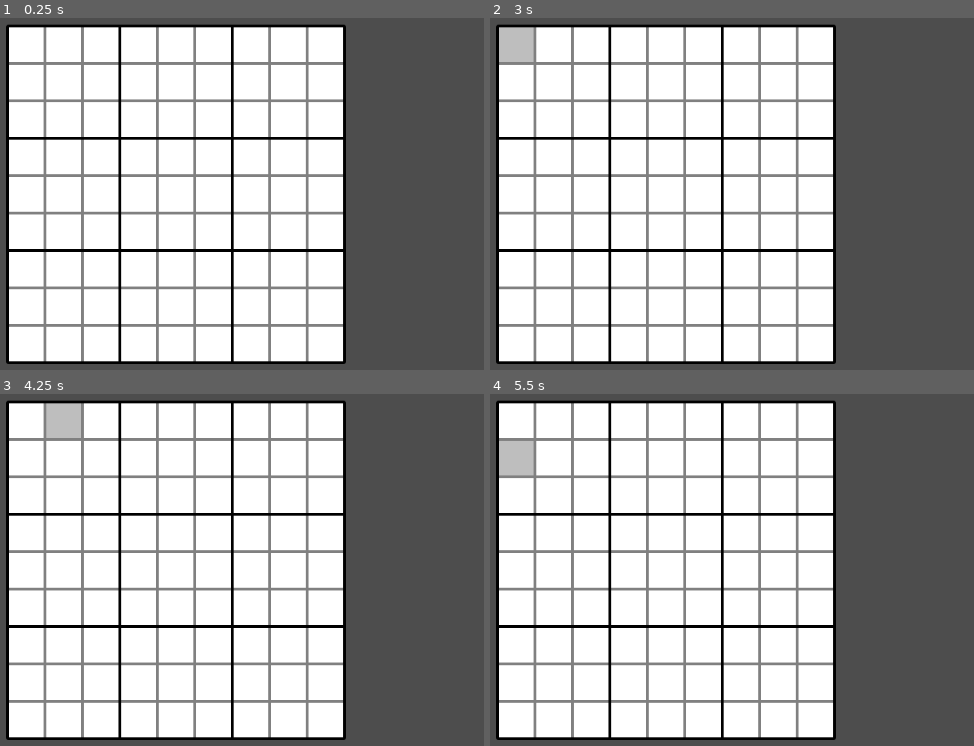
Above: before the commit, frames 1-4 (two rows, left to right).
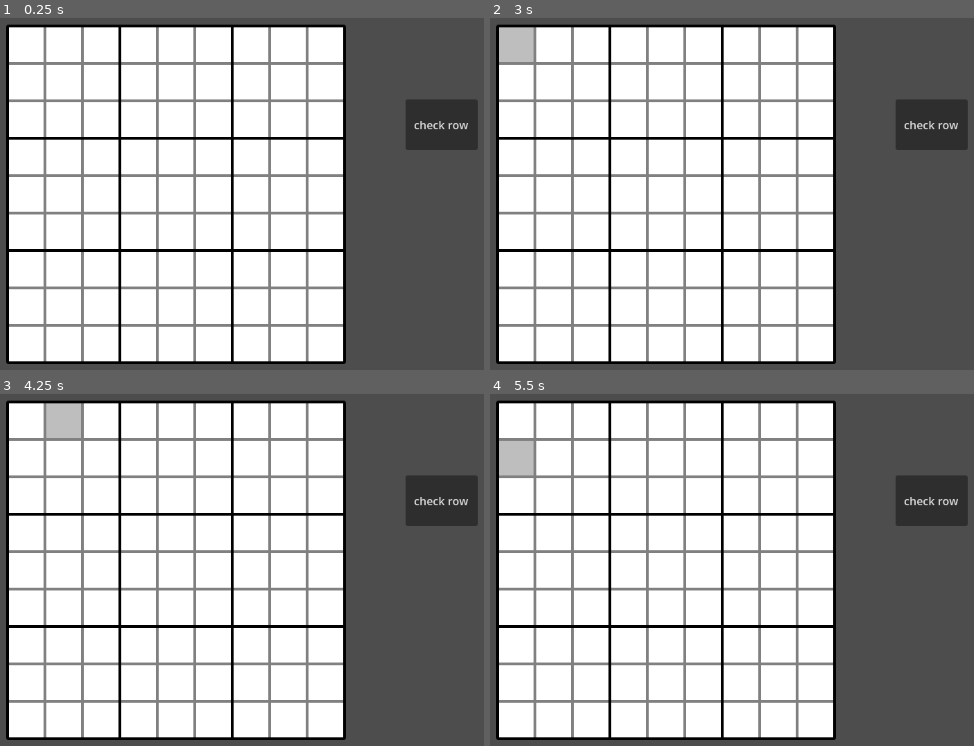
Above: after the commit, the same moments.

Repository: Convy32/Serengeti-Sudoku
Game: Godot game, scene res://game.tscn
Same seed, same stepped clock (60 frames per second), same inputs: the game is played once before the commit and once after it.
Inputs (mouse positions are in pixels of both pictures, inside the frame that each line leads up to):
- Up to frame 1 (0.25 s): no input
- Up to frame 2 (3 s): click (930, 123) at 0.5 s, where only the run after the commit has a clickable "check row"; click (930, 123) at 1.25 s, where only the run after the commit has a clickable "check row"; click (930, 123) at 2 s, where only the run after the commit has a clickable "check row"; tap Enter at 2.75 s; move the mouse to (514, 46) at 2.77 s; click (514, 46) at 2.92 s
- Up to frame 3 (4.25 s): tap Space at 3.5 s; move the mouse to (62, 422) at 3.52 s; click (62, 422) at 3.67 s
- Up to frame 4 (5.5 s): tap Enter at 4.25 s; move the mouse to (591, 422) at 4.27 s; click (591, 422) at 4.42 s; tap Space at 5 s; move the mouse to (514, 457) at 5.02 s; click (514, 457) at 5.17 s

The runs differ from the first frame. In frame 1, 2.1% of the frame differs, in the area x 83-99%, y 23-38%; in frame 2, 2.1%; in frame 3, 2.1%; in frame 4, 2.1%.

Commit message:
Better display values - 26/05
Update display values to have a larger size, better font, and centered
Working towards a checkrow function, button and initial script added

Diff:
--- /dev/null
+++ b/sudoku/checkrow_test.gd
@@ -0,0 +1,11 @@
+extends Button
+
+
+# Called when the node enters the scene tree for the first time.
+func _ready() -> void:
+	pass # Replace with function body.
+
+
+# Called every frame. 'delta' is the elapsed time since the previous frame.
+func _process(delta: float) -> void:
+	pass
--- a/sudoku/game.tscn
+++ b/sudoku/game.tscn
@@ -1,8 +1,15 @@
 [gd_scene format=3 uid="uid://dcnqwmyto5pqs"]
 
 [ext_resource type="Script" uid="uid://laykepskvs6l" path="res://grid_container.gd" id="1_80nbo"]
+[ext_resource type="FontFile" uid="uid://b1vallubdqtnr" path="res://ChivoMono-VariableFont_wght.ttf" id="1_fc0e3"]
 [ext_resource type="Texture2D" uid="uid://c5qdecpb0w03y" path="res://greygb1.png" id="3_fc0e3"]
+[ext_resource type="Script" uid="uid://ck65epadkok3r" path="res://checkrow_test.gd" id="5_7jktm"]
 [ext_resource type="Texture2D" uid="uid://bt8yarauyheww" path="res://blackgrid1.png" id="6_ryrav"]
+
+[sub_resource type="Theme" id="Theme_feb5d"]
+Label/colors/font_color = Color(0, 0, 0, 1)
+Label/font_sizes/font_size = 40
+Label/fonts/font = ExtResource("1_fc0e3")
 
 [node name="Control" type="Control" unique_id=591113563]
 layout_mode = 3
@@ -13,6 +20,7 @@
 offset_bottom = 2.0
 grow_horizontal = 2
 grow_vertical = 2
+theme = SubResource("Theme_feb5d")
 
 [node name="Camera2D" type="Camera2D" parent="." unique_id=2128346661]
 position = Vector2(575, 325)
@@ -44,3 +52,12 @@
 [node name="Blackgrid1" type="Sprite2D" parent="GridContainer" unique_id=1231953198]
 position = Vector2(241, 241)
 texture = ExtResource("6_ryrav")
+
+[node name="Button" type="Button" parent="." unique_id=421031868]
+layout_mode = 0
+offset_left = 729.0
+offset_top = 233.0
+offset_right = 833.0
+offset_bottom = 306.0
+text = "check row"
+script = ExtResource("5_7jktm")
--- a/sudoku/grid_space.gd
+++ b/sudoku/grid_space.gd
@@ -3,6 +3,7 @@
 
 var label
 var active = false
+var box_value
 
 # Called when the node enters the scene tree for the first time.
 func _ready() -> void:
@@ -11,7 +12,11 @@
 	color = Color.WHITE
 	label = Label.new()
 	add_child(label)
-	label.self_modulate = Color.BLACK
+	label.size = Vector2(50, 50)
+	label.horizontal_alignment = HORIZONTAL_ALIGNMENT_CENTER
+	label.vertical_alignment = VERTICAL_ALIGNMENT_CENTER
+
+
 
 
 
@@ -30,8 +35,9 @@
 func _input(event: InputEvent) -> void:
 
 		if event is InputEventKey and event.pressed and active:
-			if OS.get_keycode_string(event.keycode) in "0123456789":
+			if OS.get_keycode_string(event.keycode) in "123456789":
 				var inputnum = OS.get_keycode_string(event.keycode)
 				label.text = inputnum
+				box_value = inputnum
 			elif OS.get_keycode_string(event.keycode) == "Backspace":
 				label.text = ""
Binary file added: sudoku/ChivoMono-VariableFont_wght.ttf
Not shown, added: sudoku/ChivoMono-VariableFont_wght.ttf.import
Not shown, added: sudoku/checkrow_test.gd.uid
